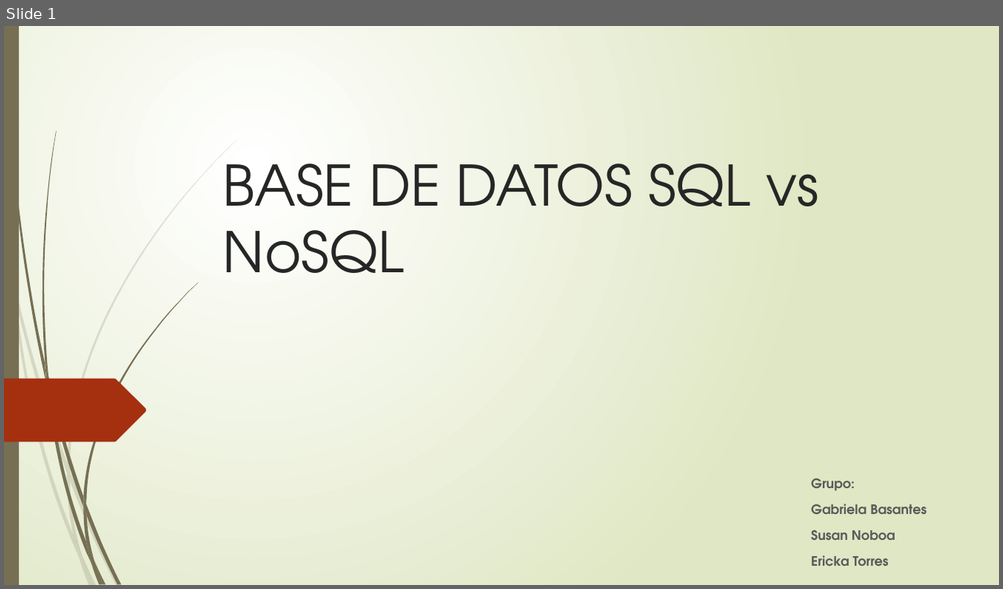
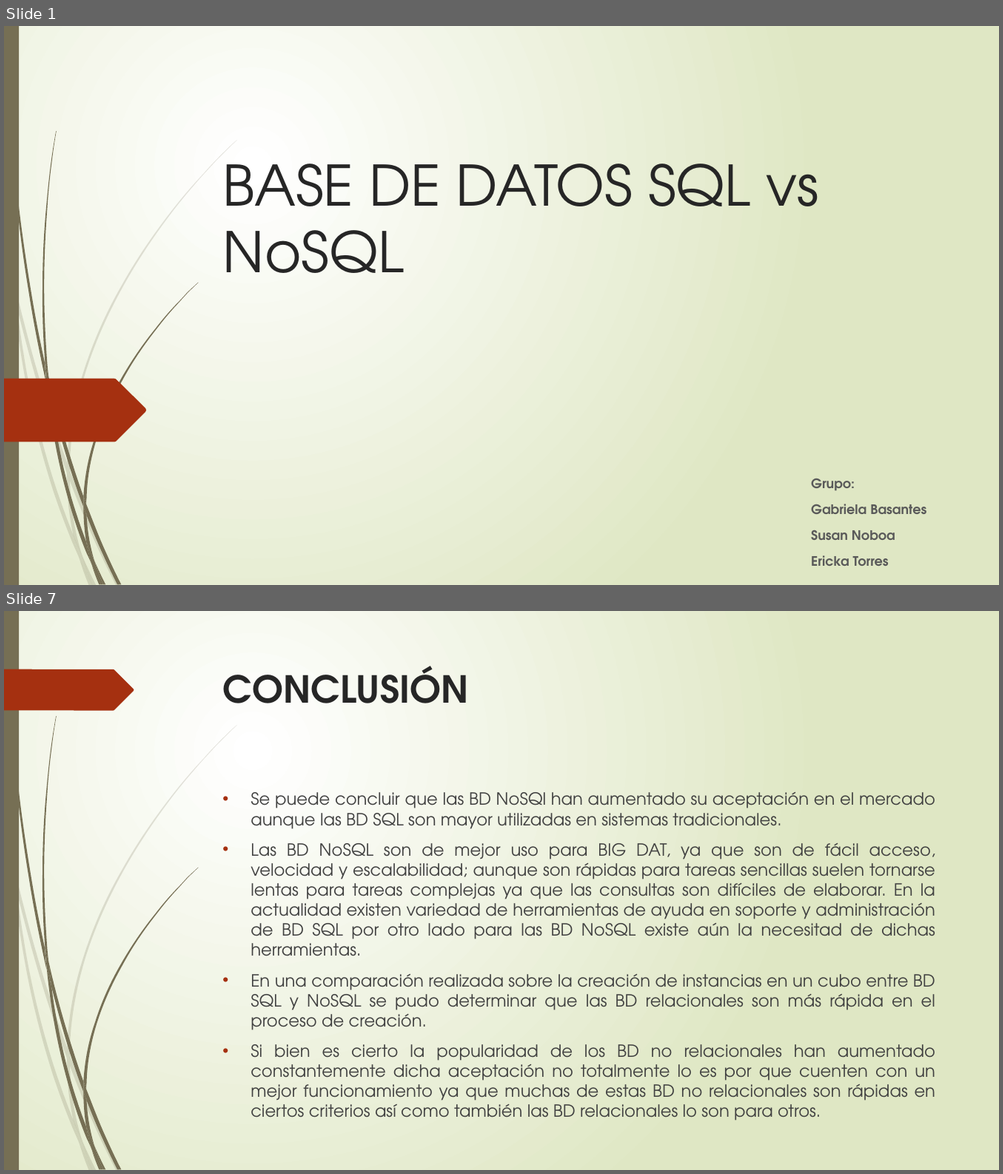
Before and after one commit to Ericka1/Taller-3, a slide deck: BASE DE DATOS SQL vs NoSQL.pptx. Shown one above the other, each under a label of ours: slide 1 before the commit, slides 1 and 7 after it; the slides between them are not shown. The pictures are 1003x589 and 1003x1174 pixels, drawn with LibreOffice and Linux fonts; fonts in the diff are those of the drawing. Boxes give left, top, right and bottom in pixels: in the first picture for what was removed or moved away, otherwise in the second. Text is boxed around its words. In the diff, an @@ line names an element or a change of style, - is before the commit and + after.

```diff
--- a/BASE DE DATOS SQL vs NoSQL.pptx
+++ b/BASE DE DATOS SQL vs NoSQL.pptx
@@ slide 7 added at (4,611,999,1170), background gradient #FFFFFF to #DFE8C4; not listed: 23 template elements that a slide beside it also shows @@
@@ freeform shape added at (4,669,134,710), fill #A53010 @@
@@ title added at (223,666,469,703), 36 pt, text #262626, bold @@
+CONCLUSIÓN
@@ text added at (250,792,936,1105), 16.1 pt, text #404040 @@
+• Se puede concluir que las BD NoSQl han aumentado su aceptación en el mercado aunque las BD SQL son mayor utilizadas en sistemas tradicionales.
+• Las BD NoSQL son de mejor uso para BIG DAT, ya que son de fácil acceso, velocidad y escalabilidad; aunque son rápidas para tareas sencillas suelen tornarse lentas para tareas complejas ya que las consultas son difíciles de elaborar. En la actualidad existen variedad de herramientas de ayuda en soporte y administración de BD SQL por otro lado para las BD NoSQL existe aún la necesitad de dichas herramientas.
+• En una comparación realizada sobre la creación de instancias en un cubo entre BD SQL y NoSQL se pudo determinar que las BD relacionales son más rápida en el proceso de creación.
+• Si bien es cierto la popularidad de los BD no relacionales han aumentado constantemente dicha aceptación no totalmente lo es por que cuenten con un mejor funcionamiento ya que muchas de estas BD no relacionales son rápidas en ciertos criterios así como también las BD relacionales lo son para otros.
```
Also in this commit, not shown: 5 other slides added, 3 slides removed, 2 other files.
